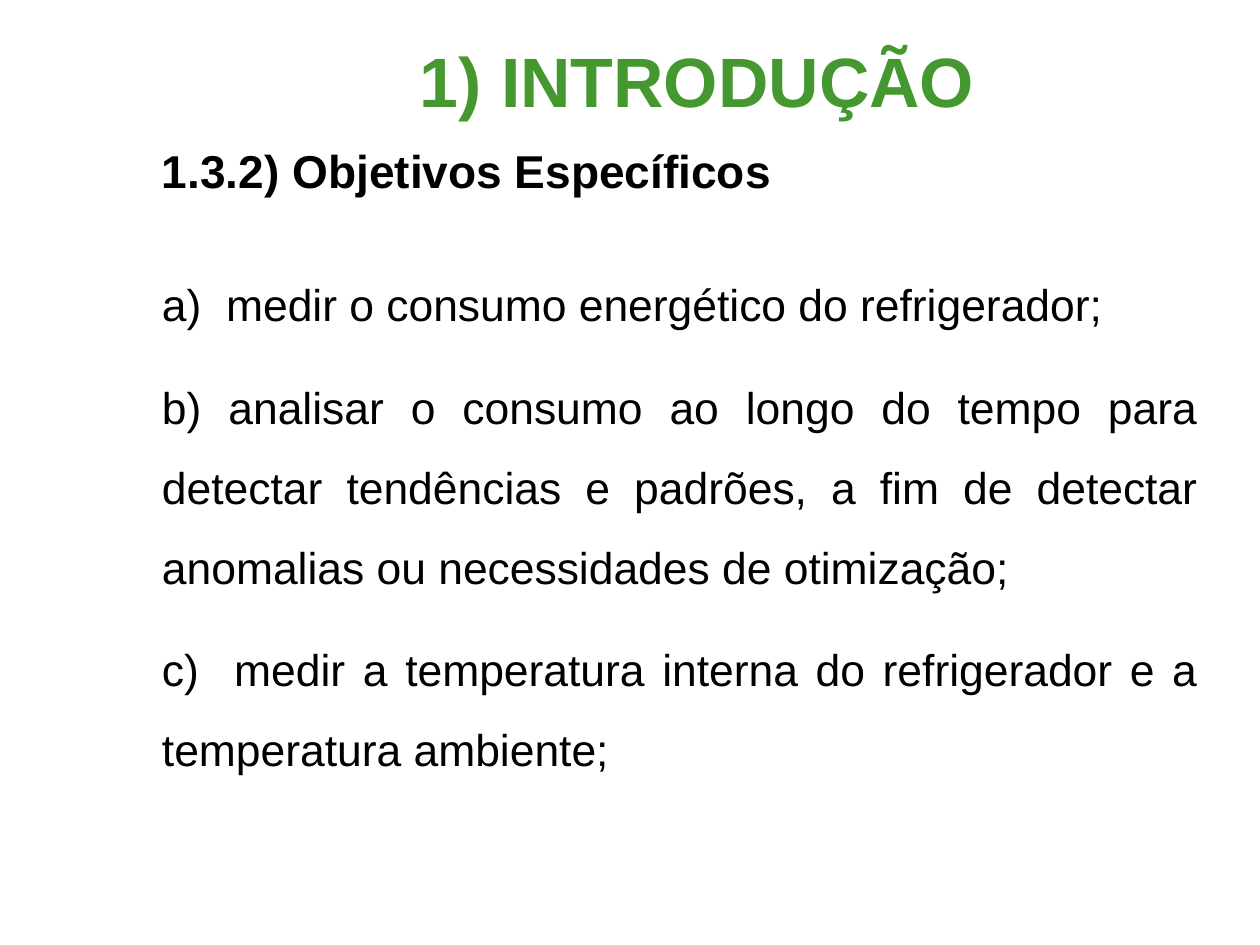
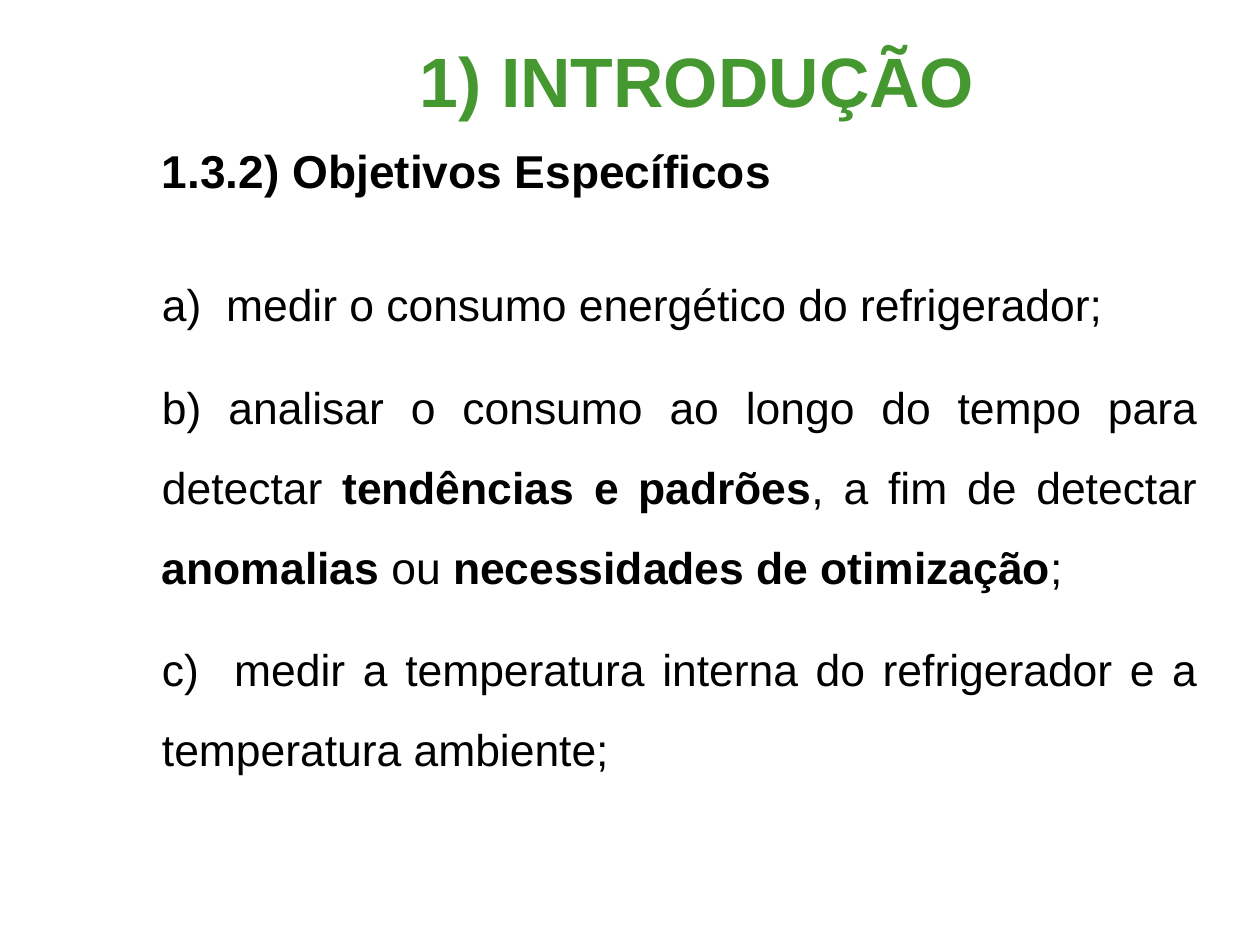
Before and after one commit to elvisfernandess/Analise-do-Consumo-Energetico-de-refrigeradores-em-Tempo-Real, a slide deck: slide 6 of Apresentação - TCC - Ánalise Consumo Energético de Refrigeradores.pptx. Drawn at 1260x945 pixels with LibreOffice and Linux fonts; fonts in the diff are those of the drawing; background and template pictures are left out. Boxes give left, top, right and bottom in pixels: in the first picture for what was removed or moved away, otherwise in the second. Text is boxed around its words. In the diff, an @@ line names an element or a change of style, - is before the commit and + after.

```diff
--- a/Apresentação - TCC - Ánalise Consumo Energético de Refrigeradores.pptx
+++ b/Apresentação - TCC - Ánalise Consumo Energético de Refrigeradores.pptx
@@ text at (162, 391, 1197, 593): bold on in "tendências e padrões, anomalias necessidades de otimização;" @@
```
Also in this commit, not shown: 1 other slide changed, 2 other files.
